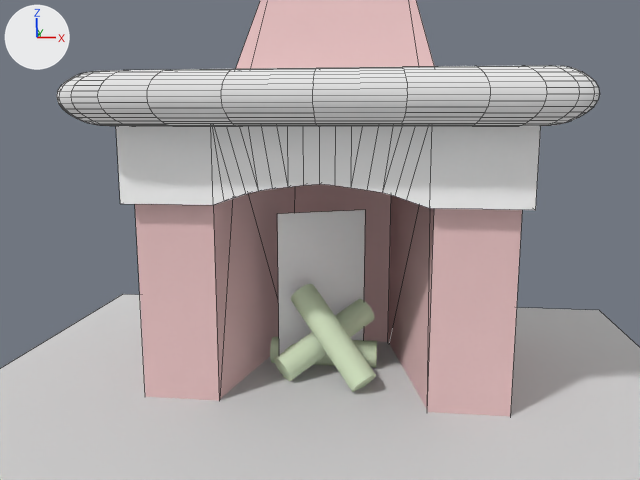
The Blender file vrml_2/movie_texture/fireplace.blend: old version first, new version second.
One viewpoint serves both versions: the file's camera 'Camera'. Lighting does not change. The marker at upper left points along +X, +Y and +Z. Mesh edges are drawn as thin lines on the coarser meshes.

The first picture shows 'Cube.001', 'Cube.002', 'Komin', 'Plane', 'Plane.001', 'Wood1', 'Wood2', 'Wood3'.
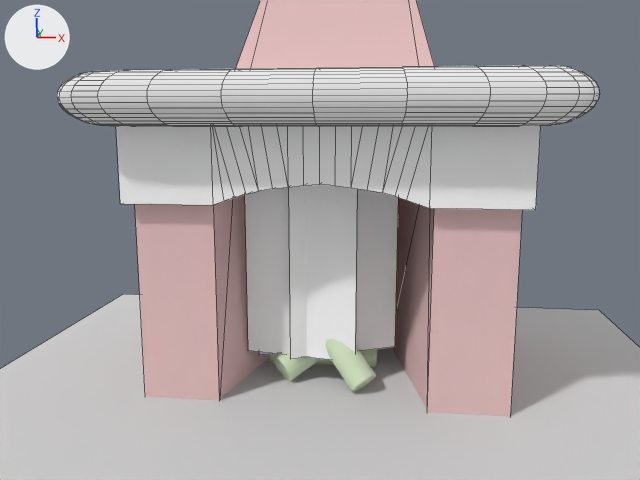
Pixel boxes [x1, y1, x2, y2] of what changed, in the pictures (640 x 480 px):
'Plane.002', added: after [245, 184, 357, 360]
'Plane.003', added: after [289, 185, 398, 359]
'Plane.001', reshaped: before [277, 210, 365, 355]; after [259, 352, 274, 355]
'Wood2', unchanged, covered by the edit: before [274, 299, 375, 381]; after [274, 353, 320, 381]

Edits to the bpy script that builds the scene:
```text
Change me_plane_001:
    where me_plane_001.from_pydata(...)  # 4 vertices, 1 face; spans x -0.413..0.387, y -0.477..0.85, z 0.0
    used by ob_plane_001; location = (-0.091, -0.086, 0.22); rotation_euler = (1.571, 0.0, 0.436), in degrees (90, 0, 25)
    me_plane_001 part 1
    me_plane_001.vertices[0].co: (0.387, 0.85, 0.0) -> (0.557, 1.415, 0.0)  # pixel (365, 209) -> not seen
    me_plane_001.vertices[1].co: (0.387, -0.477, 0.0) -> (0.557, -0.477, 0.0)
    me_plane_001.vertices[2].co: (-0.413, -0.477, 0.0) -> (-0.583, -0.477, 0.0)  # not seen -> pixel (259, 355)
    me_plane_001.vertices[3].co: (-0.413, 0.85, 0.0) -> (-0.583, 1.415, 0.0)  # pixel (277, 213) -> not seen
Add me_plane_002:
    me_plane_002.from_pydata([(0.56, 1.41, 0.0), (0.56, -0.48, 0.0), (-0.58, -0.48, 0.0), (-0.58, 1.41, 0.0)], [], [(0, 3, 2, 1)])
    me_plane_002.materials.append(mat_material_004)  # its picture is missing
Add ob_plane_002:
    ob_plane_002 = bpy.data.objects.new('Plane.002', me_plane_002)
    ob_plane_002.location = (-0.217, -0.566, 0.314)
    ob_plane_002.rotation_euler = (1.571, 0.0, -0.175)  # degrees (90, 0, -10)
    ob_plane_002.scale = (0.82, 0.82, 0.82)
Add ob_plane_003:
    ob_plane_003 = bpy.data.objects.new('Plane.003', me_plane_002.copy())
    ob_plane_003.location = (0.135, -0.432, 0.314)
    ob_plane_003.rotation_euler = (1.571, 0.0, 0.436)  # degrees (90, 0, 25)
    ob_plane_003.scale = (0.82, 0.82, 0.82)
```
